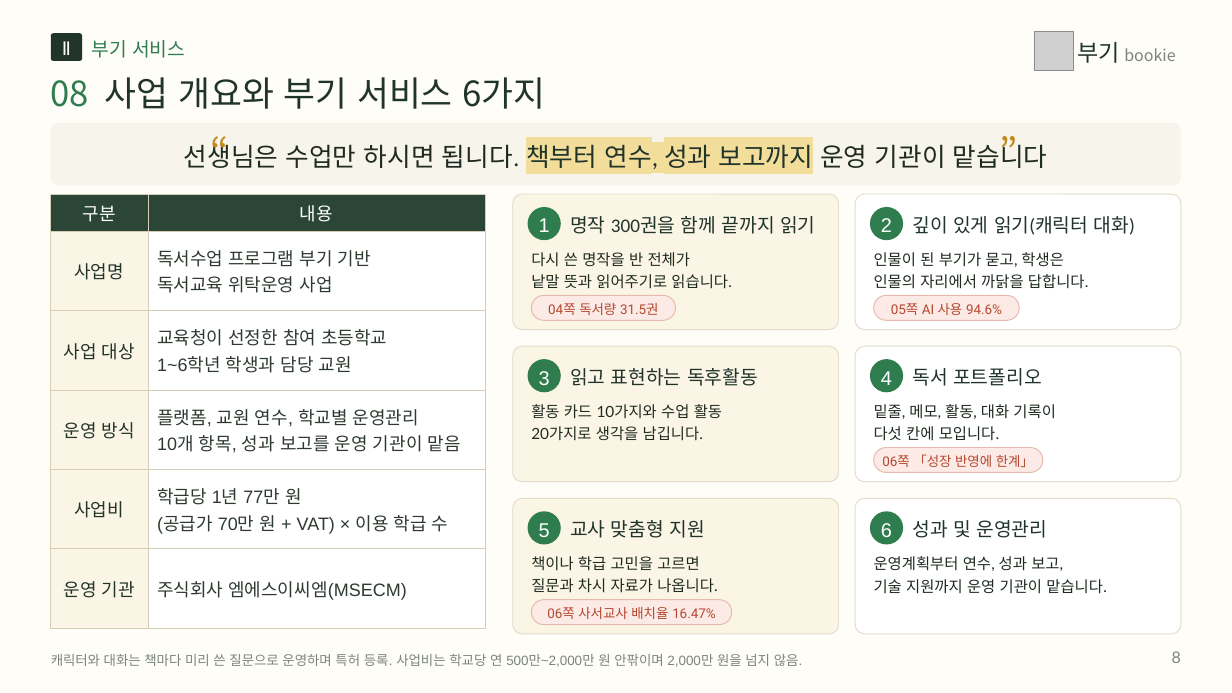
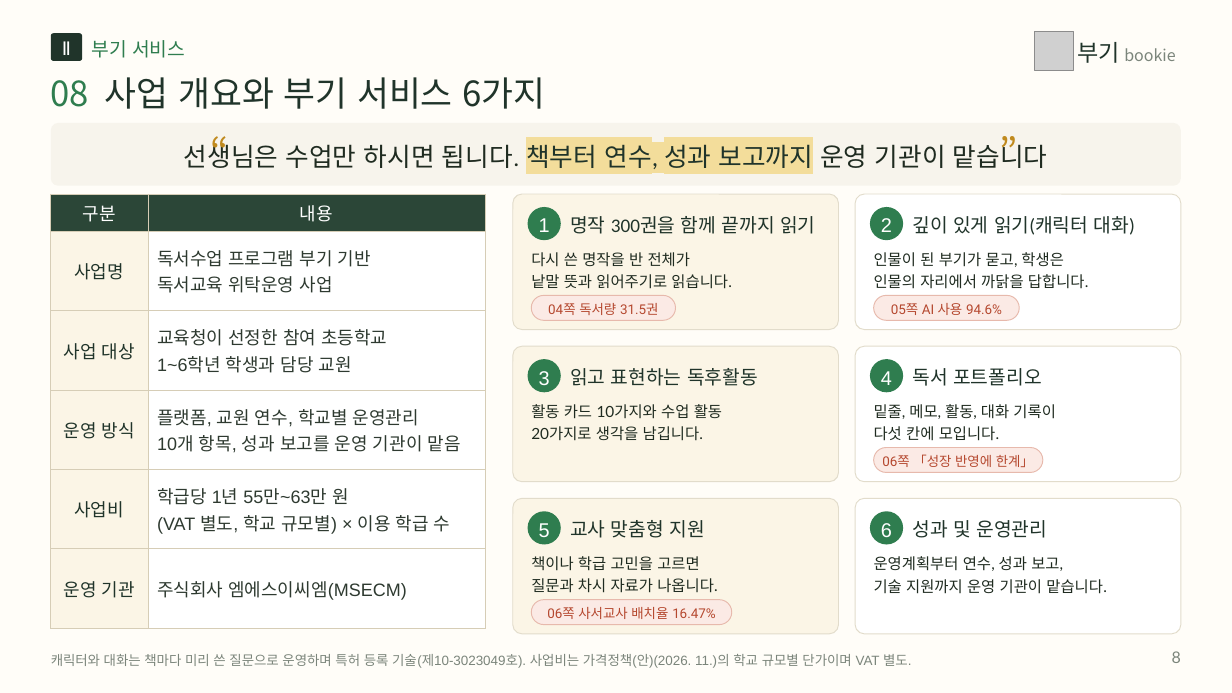
Before and after one commit to legoschool/bookie-test, a slide deck: slide 8 of promo/dl/proposal/bookie-proposal-short-20p.pptx. Drawn at 1232x693 pixels with LibreOffice and Linux fonts; fonts in the diff are those of the drawing; grey boxes stand for pictures. Boxes give left, top, right and bottom in pixels: in the first picture for what was removed or moved away, otherwise in the second. Text is boxed around its words. In the diff, an @@ line names an element or a change of style, - is before the commit and + after.

```diff
--- a/promo/dl/proposal/bookie-proposal-short-20p.pptx
+++ b/promo/dl/proposal/bookie-proposal-short-20p.pptx
@@ table at (51,194,485,604) @@
-row 5, column 2: 학급당 1년 77만 원 / (공급가 70만 원 + VAT) × 이용 학급 수
+row 5, column 2: 학급당 1년 55만~63만 원 / (VAT 별도, 학교 규모별) × 이용 학급 수
@@ text at (51,654,911,668): text changed @@
-캐릭터와 대화는 책마다 미리 쓴 질문으로 운영하며 특허 등록. 사업비는 학교당 연 500만~2,000만 원 안팎이며 2,000만 원을 넘지 않음.
+캐릭터와 대화는 책마다 미리 쓴 질문으로 운영하며 특허 등록 기술(제10-3023049호). 사업비는 가격정책(안)(2026. 11.)의 학교 규모별 단가이며 VAT 별도.
```
Also in this commit, not shown: 9 other slides changed, 42 other files.
